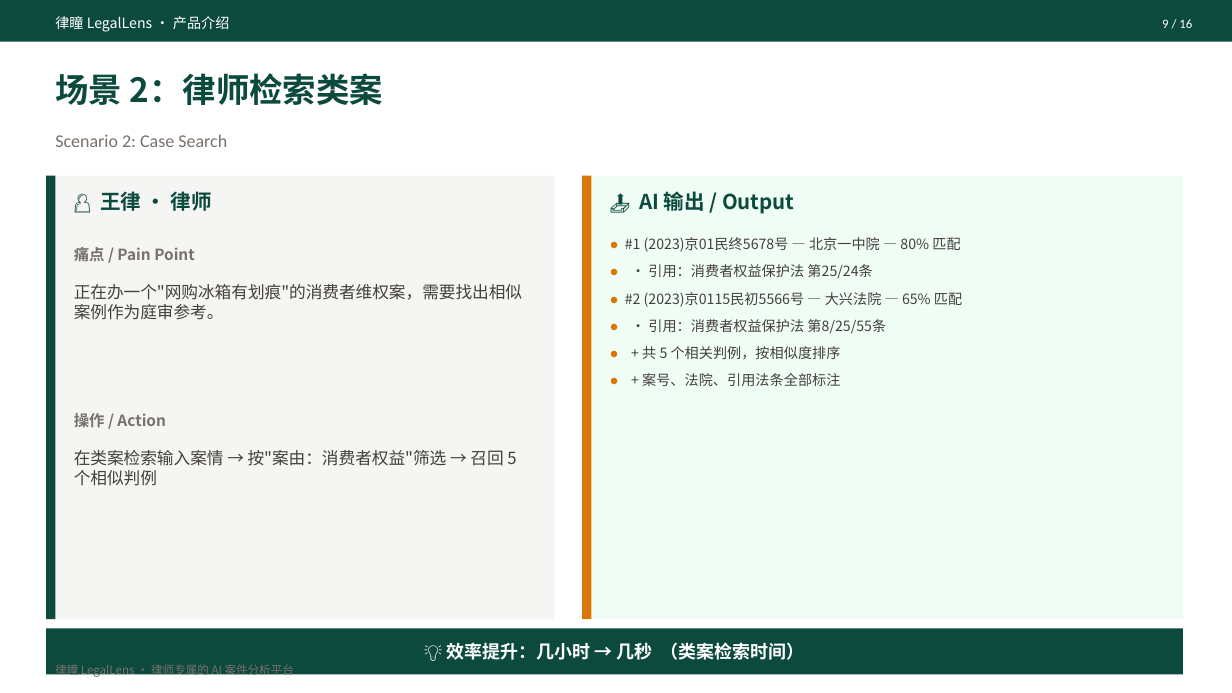
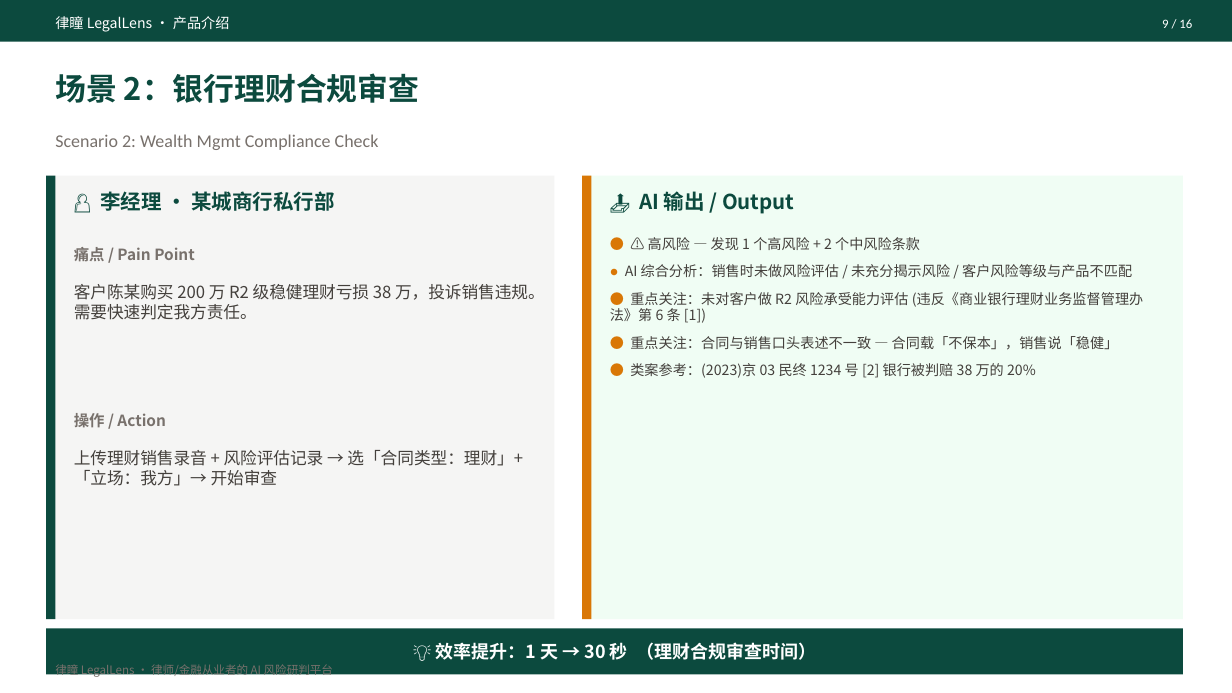
Before and after one commit to A-yiren/legal-lens, a slide deck: slide 9 of docs/律瞳-LegalLens-产品介绍.pptx. Drawn at 1232x693 pixels with LibreOffice and Linux fonts; fonts in the diff are those of the drawing. Boxes give left, top, right and bottom in pixels: in the first picture for what was removed or moved away, otherwise in the second. Text is boxed around its words. In the diff, an @@ line names an element or a change of style, - is before the commit and + after.

Commit message:
docs: 16 页 PPT 金融版 (GOAI AI+金融 赛道) + 简介改 485 汉字 + 改前端示例案情

```diff
--- a/docs/律瞳-LegalLens-产品介绍.pptx
+++ b/docs/律瞳-LegalLens-产品介绍.pptx
@@ text at [55, 73, 419, 103]: text changed; size 26 to 24 pt @@
-场景 2：律师检索类案
+场景 2：银行理财合规审查
@@ text at [55, 134, 379, 150]: text changed @@
-Scenario 2: Case Search
+Scenario 2: Wealth Mgmt Compliance Check
@@ text at [100, 191, 334, 211]: text changed @@
-👤 王律 · 律师
+👤 李经理 · 某城商行私行部
@@ text at [610, 237, 1143, 378]: text changed @@
-● #1 (2023)京01民终5678号 — 北京一中院 — 80% 匹配
-● · 引用：消费者权益保护法 第25/24条
-● #2 (2023)京0115民初5566号 — 大兴法院 — 65% 匹配
-● · 引用：消费者权益保护法 第8/25/55条
-● + 共 5 个相关判例，按相似度排序
-● + 案号、法院、引用法条全部标注
+● ⚠️ 高风险 — 发现 1 个高风险 + 2 个中风险条款
+● AI 综合分析：销售时未做风险评估 / 未充分揭示风险 / 客户风险等级与产品不匹配
+● 重点关注：未对客户做 R2 风险承受能力评估 (违反《商业银行理财业务监督管理办法》第 6 条 [1])
+● 重点关注：合同与销售口头表述不一致 — 合同载「不保本」，销售说「稳健」
+● 类案参考：(2023)京 03 民终 1234 号 [2] 银行被判赔 38 万的 20%
@@ text at [74, 284, 545, 320]: text changed @@
-正在办一个"网购冰箱有划痕"的消费者维权案，需要找出相似案例作为庭审参考。
+客户陈某购买 200 万 R2 级稳健理财亏损 38 万，投诉销售违规。需要快速判定我方责任。
@@ text at [74, 450, 523, 486]: text changed @@
-在类案检索输入案情 → 按"案由：消费者权益"筛选 → 召回 5 个相似判例
+上传理财销售录音 + 风险评估记录 → 选「合同类型：理财」+「立场：我方」→ 开始审查
@@ text at [436, 642, 816, 660]: text changed @@
-💡 效率提升：几小时 → 几秒 （类案检索时间）
+💡 效率提升：1 天 → 30 秒 （理财合规审查时间）
@@ text at [55, 662, 333, 678]: text changed @@
-律瞳 LegalLens · 律师专属的 AI 案件分析平台
+律瞳 LegalLens · 律师/金融从业者的 AI 风险研判平台
```
Also in this commit, not shown: 15 other slides changed, 19 other files.
